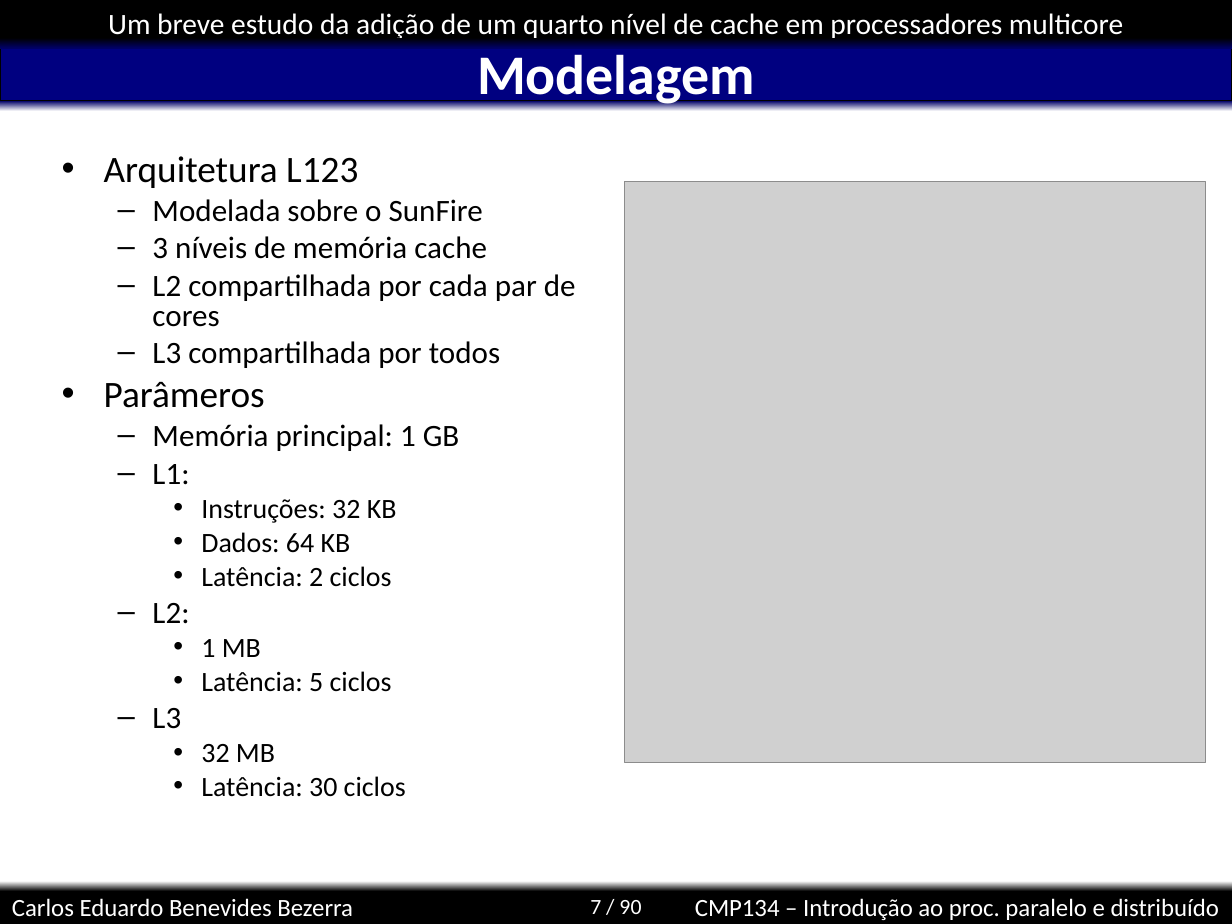
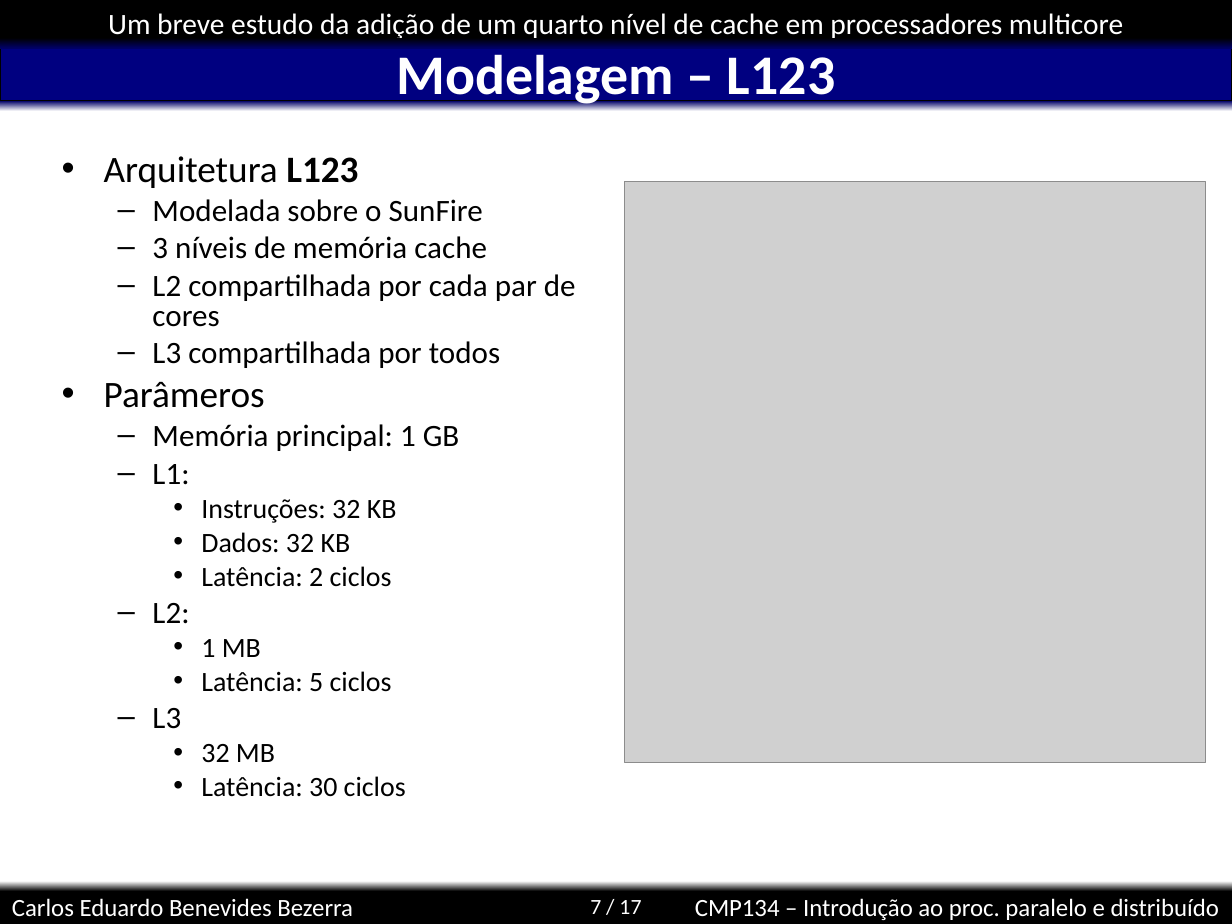
Before and after one commit to kdubezerra/kdubezerra, a slide deck: slide 7 of disciplinas/cmp134/simics/carloseduardo.ppt. Drawn at 1232x924 pixels with LibreOffice and Linux fonts; fonts in the diff are those of the drawing; grey boxes stand for pictures; background and template pictures are left out. Boxes give left, top, right and bottom in pixels: in the first picture for what was removed or moved away, otherwise in the second. Text is boxed around its words. In the diff, an @@ line names an element or a change of style, - is before the commit and + after.

```diff
--- a/disciplinas/cmp134/simics/carloseduardo.ppt
+++ b/disciplinas/cmp134/simics/carloseduardo.ppt
@@ title at (396,54,835,108): text changed @@
-Modelagem
+Modelagem – L123
@@ text at (104,156,358,188): bold on in "L123" @@
@@ text at (201,532,351,553): text changed @@
-    • Dados: 64 KB
+    • Dados: 32 KB
@@ page number at (590,900,641,914): text changed @@
-7 / 90
+7 / 17
```
Also in this commit, not shown: 6 other slides changed, 8 slides added, 2 other files.
